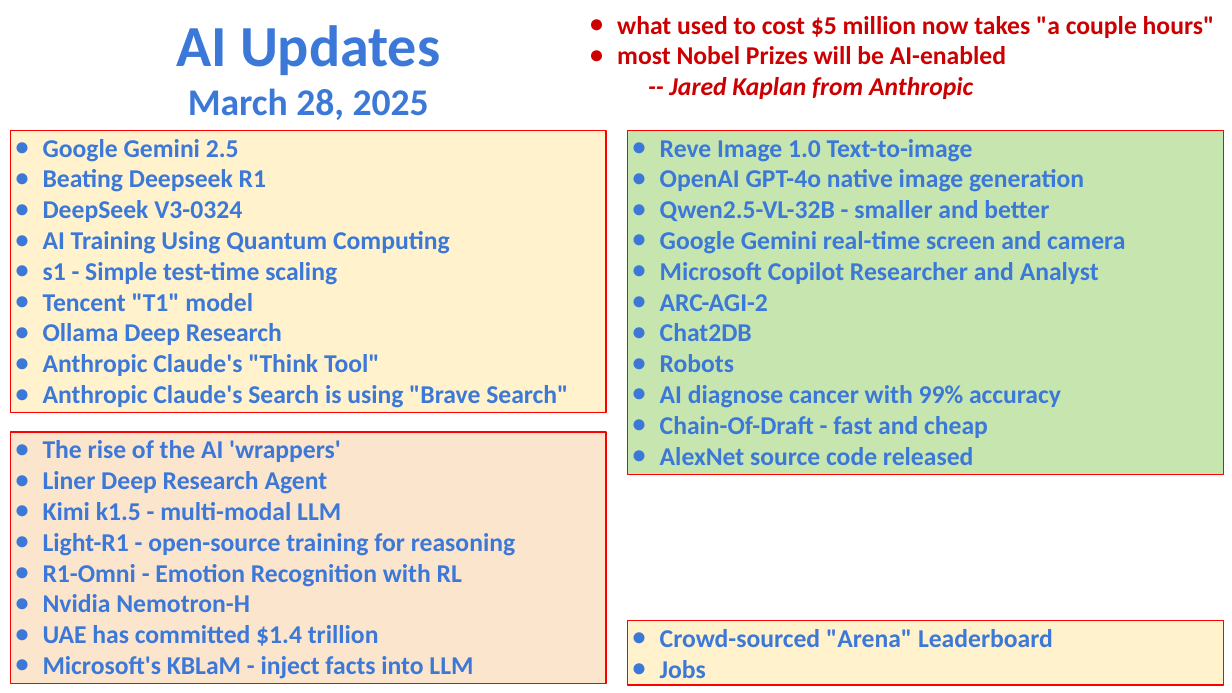
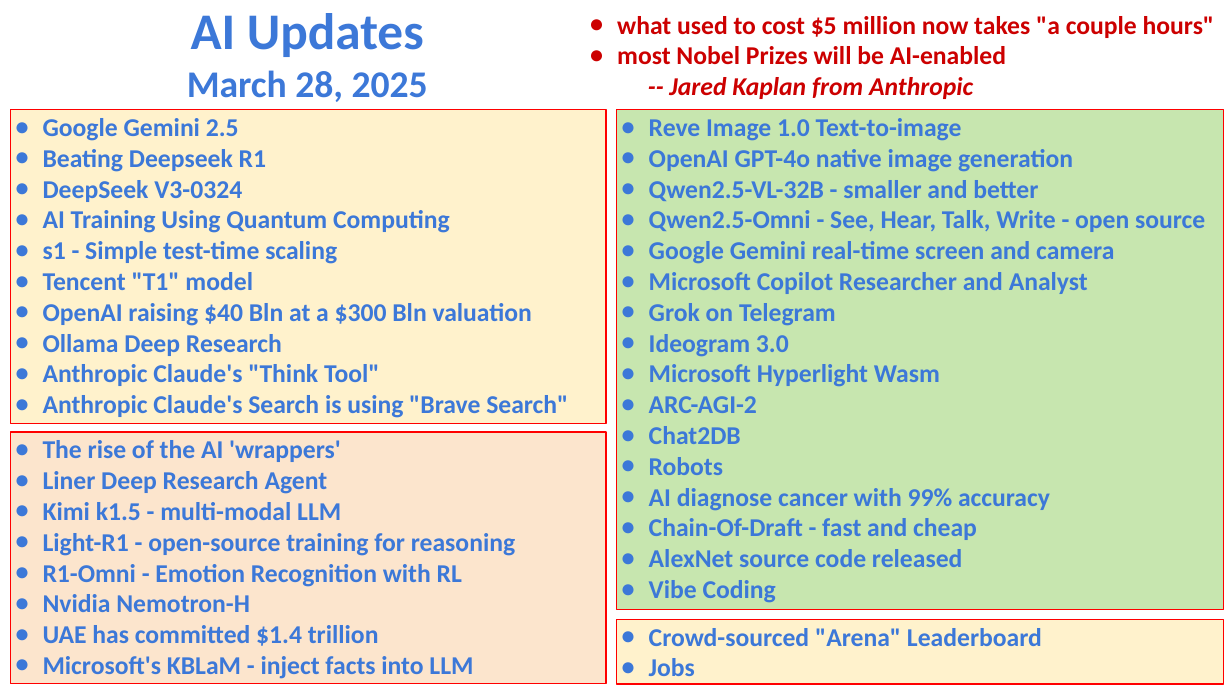
Before and after one commit to lselector/seminar, a slide deck: slide 1 of 2025/2025-03-28-AI-Updates.pptx. Drawn at 1232x693 pixels with LibreOffice and Linux fonts; fonts in the diff are those of the drawing. Boxes give left, top, right and bottom in pixels: in the first picture for what was removed or moved away, otherwise in the second. Text is boxed around its words. In the diff, an @@ line names an element or a change of style, - is before the commit and + after.

```diff
--- a/2025/2025-03-28-AI-Updates.pptx
+++ b/2025/2025-03-28-AI-Updates.pptx
@@ text "AI Updates": place and size @@
-text "AI Updates" at [176, 25, 440, 120]
+text "AI Updates" at [187, 13, 428, 102]
@@ text at [191, 13, 424, 57]: size 34 to 30 pt in "AI Updates" @@
@@ rectangle "Google Gemini 2.5": place and size @@
-rectangle "Google Gemini 2.5" at [11, 131, 606, 413]
+rectangle "Google Gemini 2.5" at [11, 110, 606, 424]
@@ rectangle "Reve Image 1.0 Text-to-image": place and size @@
-rectangle "Reve Image 1.0 Text-to-image" at [628, 131, 1223, 476]
+rectangle "Reve Image 1.0 Text-to-image" at [617, 110, 1223, 610]
@@ text in rectangle at [649, 210, 1205, 232]: paragraph added @@
+● Qwen2.5-Omni - See, Hear, Talk, Write - open source
@@ text in rectangle at [43, 303, 532, 326]: paragraph added @@
+● OpenAI raising $40 Bln at a $300 Bln valuation
@@ text in rectangle at [649, 303, 940, 387]: paragraphs added @@
+● Grok on Telegram
+● Ideogram 3.0
+● Microsoft Hyperlight Wasm
@@ text in rectangle at [649, 580, 776, 603]: paragraph added @@
+● Vibe Coding
@@ rectangle "Crowd-sourced "Arena" Leaderboard": place and size @@
-rectangle "Crowd-sourced "Arena" Leaderboard" at [628, 621, 1223, 686]
+rectangle "Crowd-sourced "Arena" Leaderboard" at [617, 620, 1223, 685]
```
Also in this commit, not shown: 5 other slides changed, 2 slides added.
